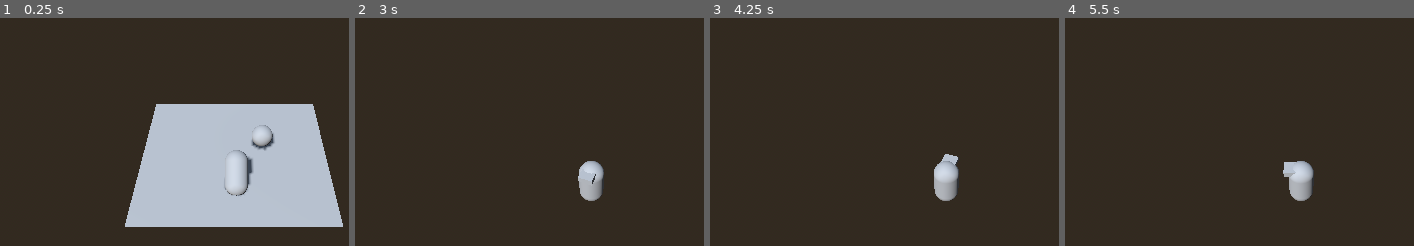
Above: before the commit, frames 1-4 (left to right).
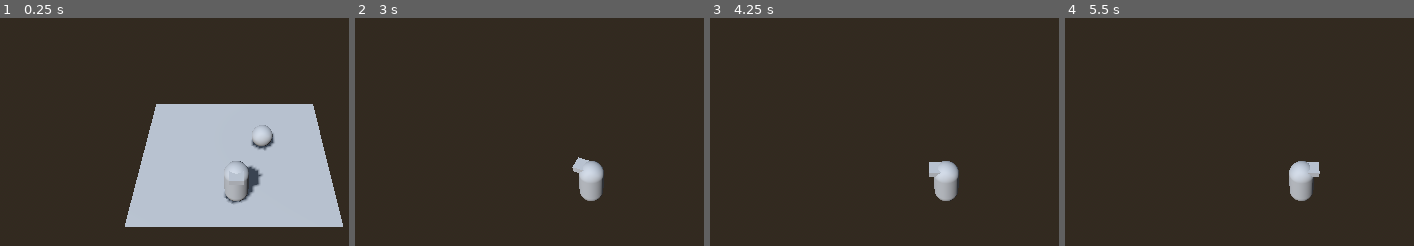
Above: after the commit, the same moments.

Repository: rockrick1/gmtk-jammers
Game: Godot game, scene res://Scenes/Game.tscn
Same seed, same stepped clock (60 frames per second), same inputs: the game is played once before the commit and once after it.
Inputs (mouse positions are in pixels of both pictures, inside the frame that each line leads up to):
- Up to frame 1 (0.25 s): no input
- Up to frame 2 (3 s): tap Enter at 0.5, 2.75 s; move the mouse to (outside the picture) at 0.52 s; press the mouse at (outside the picture) at 0.53 s; hold D (move_right) 0.53-1.28 s; tap Space (jump) at 0.77, 0.8, 1.07, 1.35, 1.52, 1.82, 2, 2.3 s; move the mouse to (431, 218) at 1.27 s; release the mouse at (431, 218) at 1.28 s; hold S (move_down) 1.28-2.03 s; click (431, 218) at 1.55 s; move the mouse to (672, 97) at 2.02 s; press the mouse at (672, 97) at 2.03 s; hold D (move_right) 2.03-2.78 s; move the mouse to (outside the picture) at 2.77 s; release the mouse at (outside the picture) at 2.78 s; hold W (move_up) from 2.78 s (still down); click (outside the picture) at 2.85 s
- Up to frame 3 (4.25 s): tap Space (jump) at 3.02, 3.32, 3.5, 3.6, 3.77, 4.07 s; move the mouse to (outside the picture) at 3.52 s; release W (move_up) at 3.53 s; hold A (move_left) from 3.53 s (still down)
- Up to frame 4 (5.5 s): tap Enter at 4.25 s; move the mouse to (outside the picture) at 4.27 s; click (outside the picture) at 4.35 s; tap Space (jump) at 4.52, 4.82, 5, 5.3 s; move the mouse to (1340, 195) at 5.02 s; release A (move_left) at 5.03 s; press the mouse at (1340, 195) at 5.03 s; hold S (move_down) from 5.03 s (still down)

The runs differ from the first frame. In frame 1, 1.1% of the frame differs, in the area x 64-76%, y 57-82%; in frame 2, 0.2%; in frame 3, 0.3%; in frame 4, 0.3%.

Commit message:
feat: look at working

Diff:
--- a/Scenes/Characters/Player.tscn
+++ b/Scenes/Characters/Player.tscn
@@ -21,7 +21,9 @@
 size = Vector3(2.61133, 1.96655, 2.09134)
 
 [node name="Player" type="CharacterBody3D"]
-transform = Transform3D(1, 0, -1.74846e-07, 0, 1, 0, 1.74846e-07, 0, 1, 0, 0, 0)
+transform = Transform3D(1, 0, -5.24537e-07, 0, 1, 0, 5.24537e-07, 0, 1, 0, 0, 0)
+axis_lock_angular_x = true
+axis_lock_angular_z = true
 script = ExtResource("1_rshrx")
 
 [node name="CollisionShape3D" type="CollisionShape3D" parent="."]
@@ -59,7 +61,7 @@
 unique_name_in_owner = true
 
 [node name="CursorCastingPlane" type="StaticBody3D" parent="."]
-collision_layer = 128
+collision_layer = 32768
 collision_mask = 0
 
 [node name="CollisionShape3D" type="CollisionShape3D" parent="CursorCastingPlane"]
@@ -67,6 +69,7 @@
 shape = SubResource("BoxShape3D_jd05o")
 
 [node name="LookAtPivot" type="Node3D" parent="."]
+transform = Transform3D(1, 0, -1.74846e-07, 0, 1, 0, 1.74846e-07, 0, 1, 0, 0, 0)
 
 [node name="Mesh" type="MeshInstance3D" parent="LookAtPivot"]
 transform = Transform3D(1, 0, 0, 0, 1, 0, 0, 0, 1, 0, 1.01323, 0)
--- a/Scripts/Characters/Player/Player.gd
+++ b/Scripts/Characters/Player/Player.gd
@@ -13,6 +13,8 @@
 @onready var movement_state_machine := $MovementStateMachine
 @onready var consumption_area := $LookAtPivot/ConsumptionArea
 
+var using_ability := false
+
 var cc : CharacterComponent:
 	get:
 		return character_component
@@ -20,7 +22,6 @@
 var h_speed : float
 
 func _ready():
-	pass
 	cc.died.connect(_on_died)
 	#primary_weapon.shot_fired.connect(_on_primary_shot_fired)
 	#secondary_weapon.shot_fired.connect(_on_secondary_shot_fired)
@@ -29,8 +30,16 @@
 func _process(_delta):
 	_look_at_cursor()
 
+	using_ability = false
+
 	if Input.is_action_just_pressed("left_click"):
 		_try_consume()
+
+	if Input.is_action_pressed("left_click"):
+		using_ability = true
+
+func update_rotation():
+	$LookAtPivot.rotation.y = lerp_angle($LookAtPivot.rotation.y, atan2(velocity.x, velocity.z), LERP_VALUE)
 
 #func get_weapon_target_vector() -> Vector3:
 	#var target : Vector3
@@ -41,6 +50,9 @@
 	#return target
 
 func _look_at_cursor():
+	if not using_ability:
+		return
+
 	var ray_origin
 	var ray_end
 
@@ -57,6 +69,7 @@
 	if not intersection.is_empty():
 		var pos = intersection.position
 		$LookAtPivot.look_at(pos)
+		$LookAtPivot.rotation.y += PI
 
 
 func _try_consume():
--- a/Scripts/Characters/Player/PlayerAirborne.gd
+++ b/Scripts/Characters/Player/PlayerAirborne.gd
@@ -52,8 +52,8 @@
 			player.velocity.x = clamp(player.velocity.x, -h_speed, h_speed)
 			player.velocity.z = clamp(player.velocity.z, -h_speed, h_speed)
 
-	if move_direction:
-		player.mesh.rotation.y = lerp_angle(player.mesh.rotation.y, atan2(player.velocity.x, player.velocity.z), player.LERP_VALUE)
+	if move_direction and not player.using_ability:
+		player.update_rotation()
 
 	if player.is_on_floor() and not just_entered:
 		player.snap_vector = Vector3.DOWN
--- a/Scripts/Characters/Player/PlayerRunning.gd
+++ b/Scripts/Characters/Player/PlayerRunning.gd
@@ -23,8 +23,8 @@
 	player.velocity.x = move_direction.x * h_speed
 	player.velocity.z = move_direction.z * h_speed
 
-	#if move_direction:
-		#player.mesh.rotation.y = lerp_angle(player.mesh.rotation.y, atan2(player.velocity.x, player.velocity.z), player.LERP_VALUE)
+	if move_direction and not player.using_ability:
+		player.update_rotation()
 
 	if move_direction == Vector3.ZERO:
 		transitioned.emit(self, "idle")
--- a/Scripts/Characters/Player/PlayerWalking.gd
+++ /dev/null
@@ -1,34 +0,0 @@
-extends PlayerMovementState
-
-func enter(_params: Dictionary):
-	animator.set("parameters/ground_air_transition/transition_request", "grounded")
-
-func physics_process(delta):
-	var wants_jump := Input.is_action_just_pressed("jump")
-	var is_on_floor := player.is_on_floor()
-	if wants_jump or not is_on_floor:
-		var params := PlayerAirborneState.Params.new()
-		if wants_jump:
-			params.jump_force = Vector3.UP * cc.base_jump_strength
-		transitioned.emit(self, "airborne", { airborne_params = params })
-		super.physics_process(delta)
-		return
-
-	var move_direction = get_movement_direction()
-
-	player.velocity.y -= player.gravity * delta
-
-	var h_speed := cc.walk_speed
-	player.velocity.x = move_direction.x * h_speed
-	player.velocity.z = move_direction.z * h_speed
-
-	if move_direction:
-		player.mesh.rotation.y = lerp_angle(player.mesh.rotation.y, atan2(player.velocity.x, player.velocity.z), player.LERP_VALUE)
-
-	if move_direction == Vector3.ZERO:
-		transitioned.emit(self, "idle")
-	elif Input.is_action_pressed("run"):
-		transitioned.emit(self, "running")
-
-	animator.set("parameters/iwr_blend/blend_amount", lerp(animator.get("parameters/iwr_blend/blend_amount"), 0.0, delta * player.ANIMATION_BLEND))
-	super.physics_process(delta)
